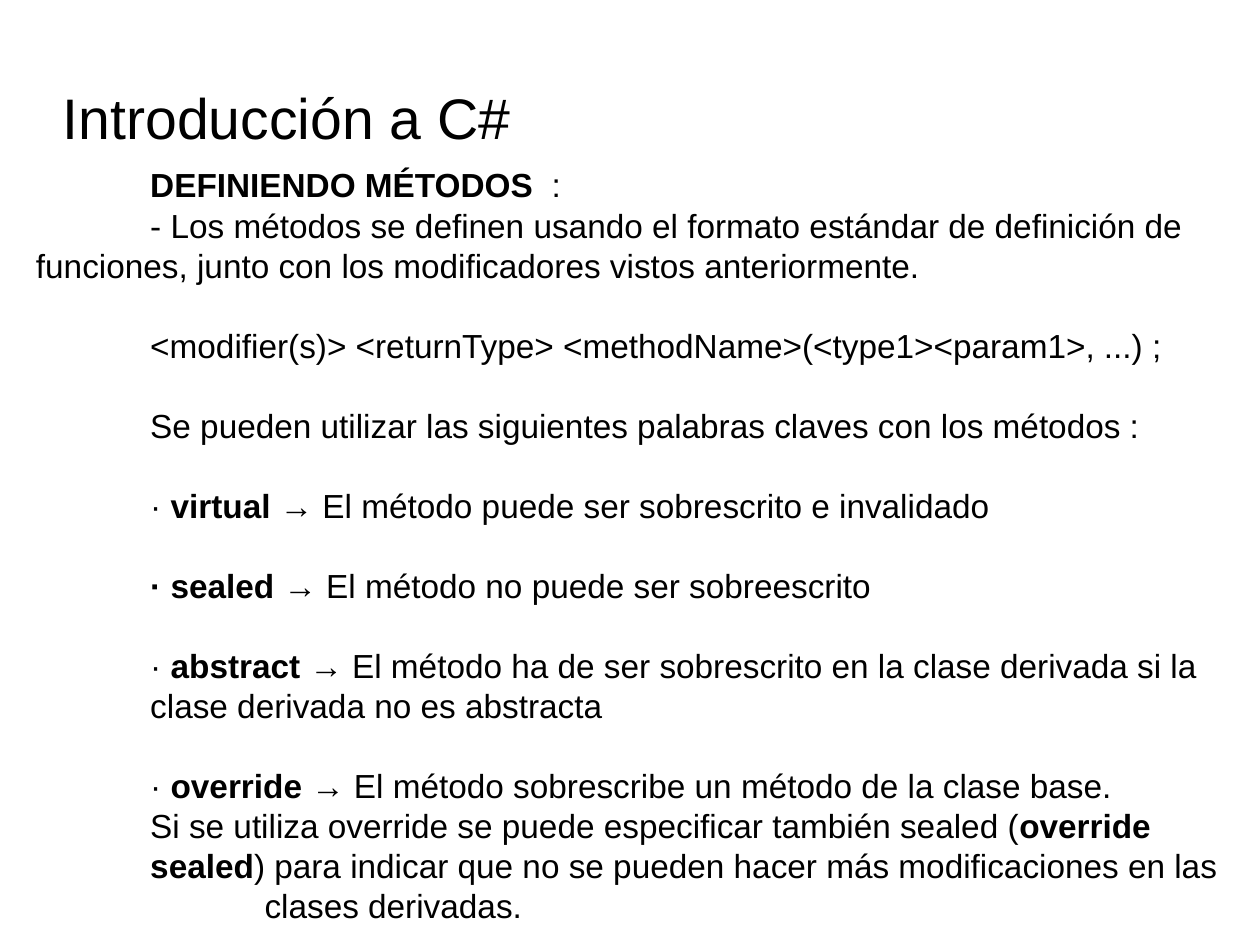
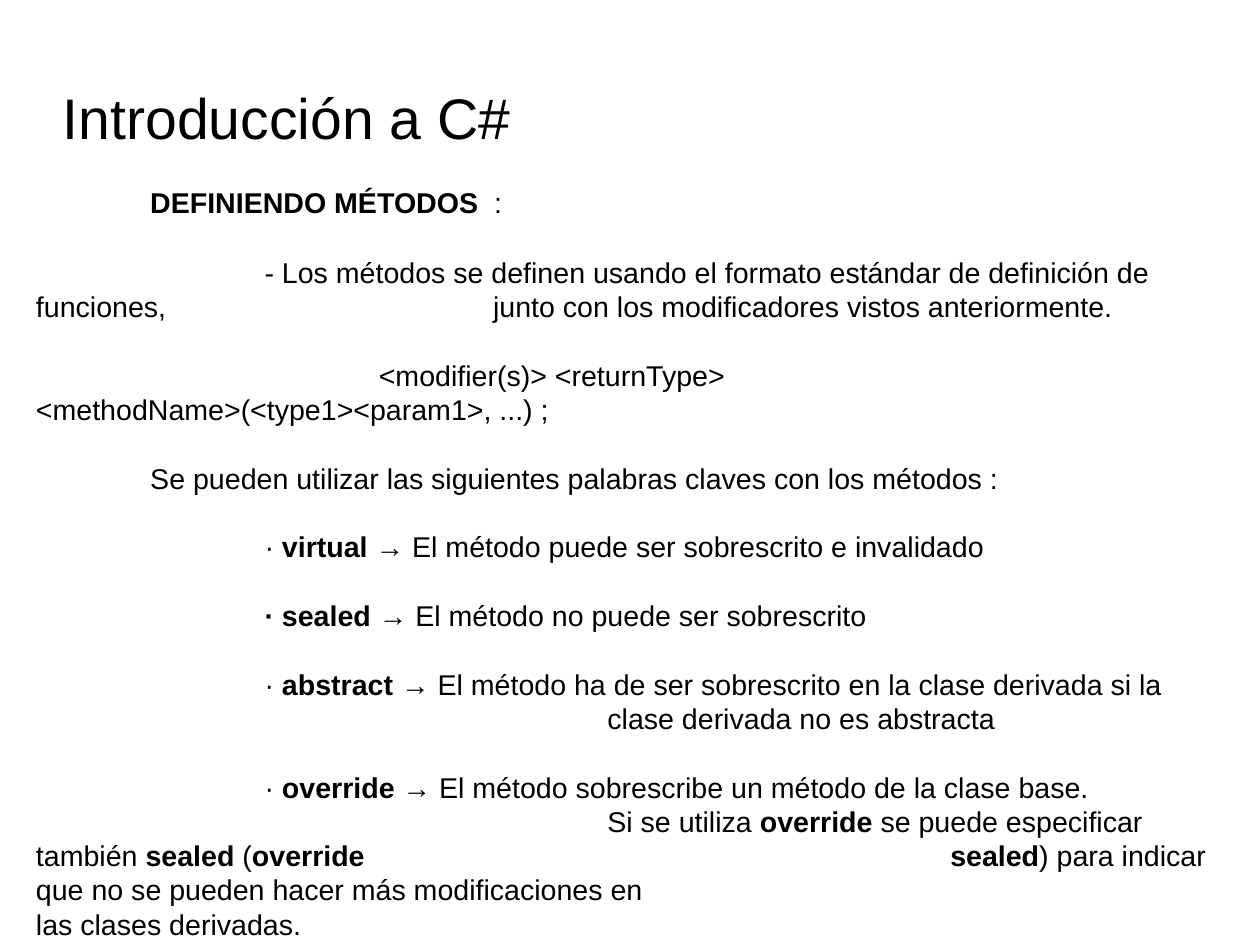
Before and after one commit to videojuegos-abastos/PMV, a slide deck: slide 5 of te/Tema 4 (Chema)/t4.3.- Definiendo miembros de una clase.odp (slide 4 before the commit). Drawn at 1260x945 pixels with LibreOffice and Linux fonts; fonts in the diff are those of the drawing; background and template pictures are left out. Boxes give left, top, right and bottom in pixels: in the first picture for what was removed or moved away, otherwise in the second. Text is boxed around its words. In the diff, an @@ line names an element or a change of style, - is before the commit and + after.

```diff
--- a/te/Tema 4 (Chema)/t4.3.- Definiendo miembros de una clase.odp
+++ b/te/Tema 4 (Chema)/t4.3.- Definiendo miembros de una clase.odp
@@ text "DEFINIENDO MÉTODOS :" at box(36, 191, 1206, 906): vertical alignment middle to top @@
@@ text at box(36, 191, 1206, 906): size 21 to 18 pt; bold on in "override sealed" @@
@@ text at box(282, 605, 867, 632): text changed; size 21 to 18 pt @@
-· sealed → El método no puede ser sobreescrito
+· sealed → El método no puede ser sobrescrito
```
Also in this commit, not shown: 20 other slides changed, 1 slide added, 4 slides removed, 1 other file.
